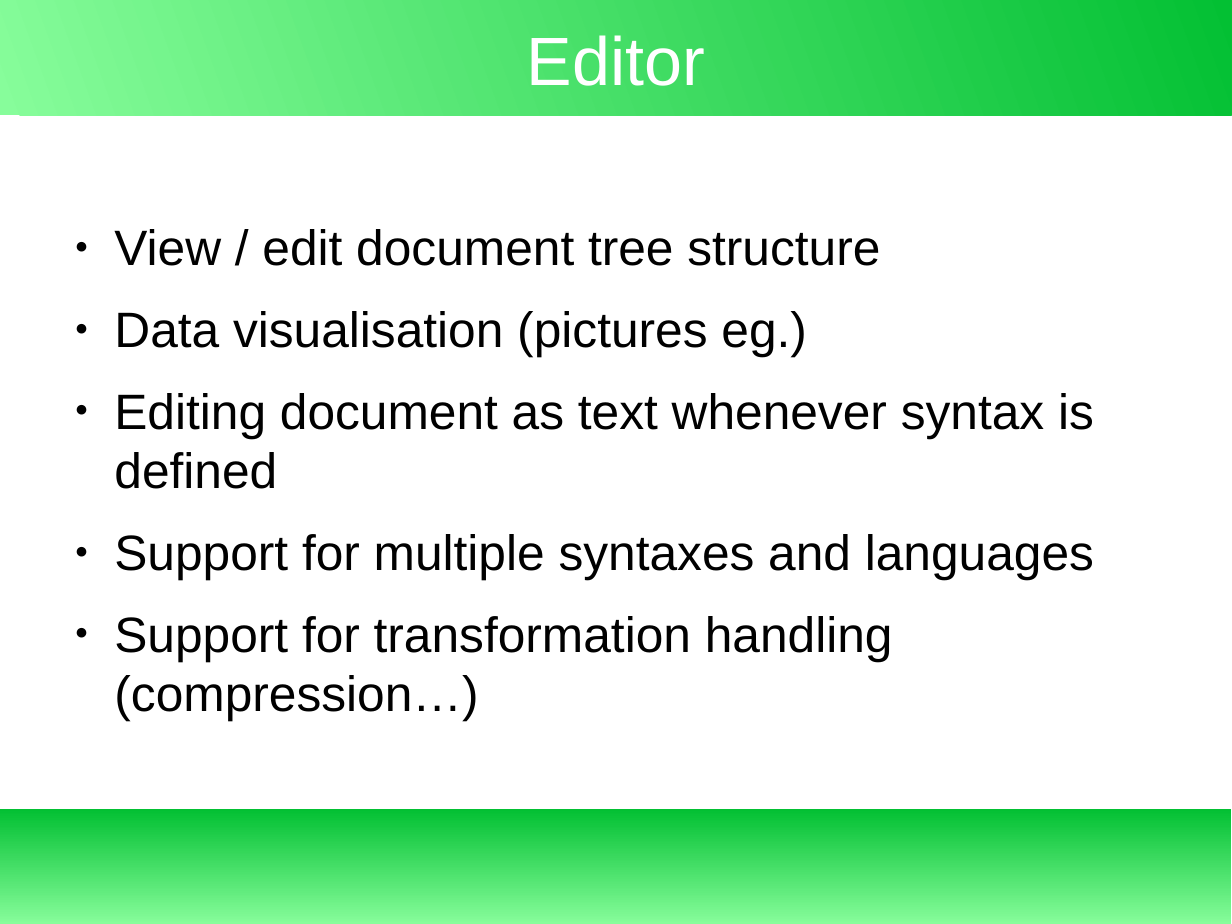
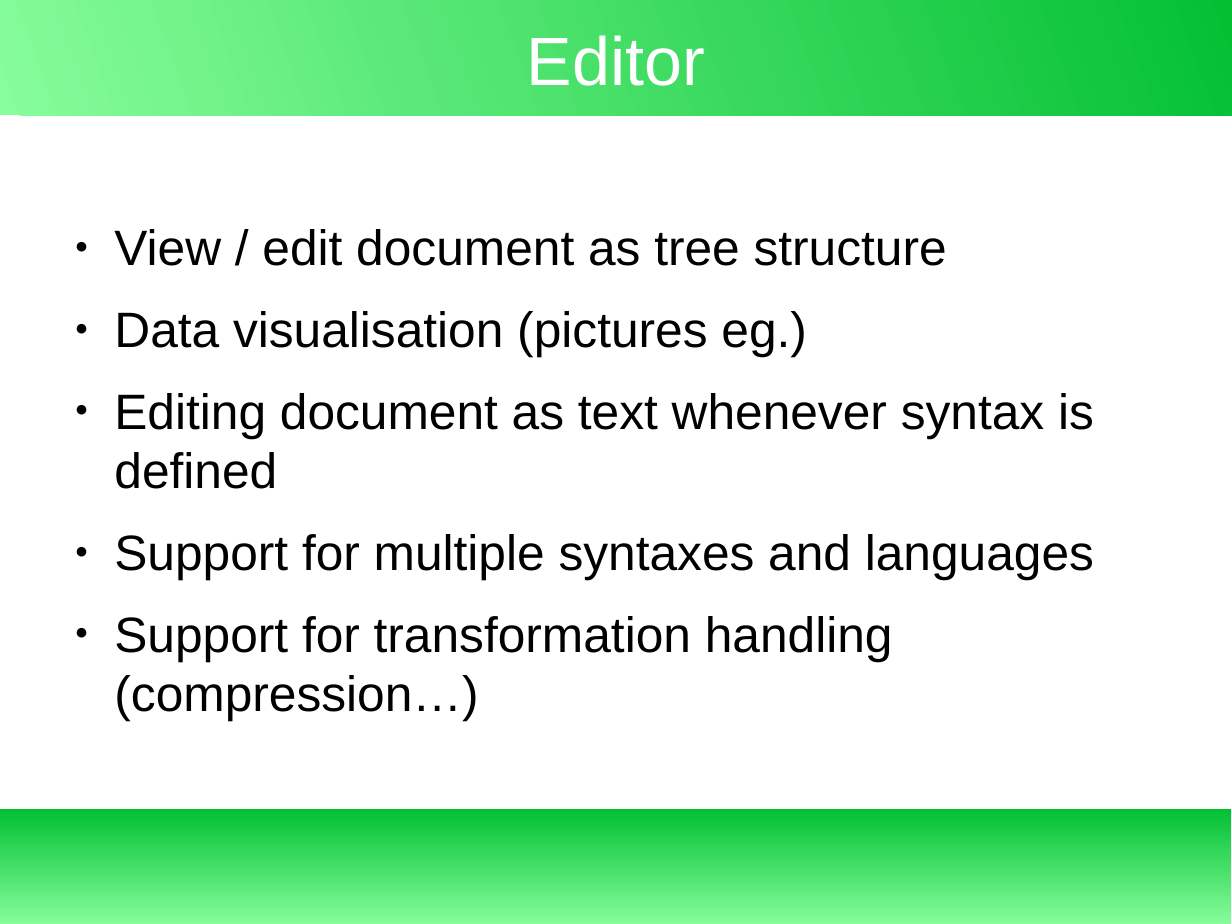
Before and after one commit to exbin/xbup-doc, a slide deck: slide 19 of presentation/binary_concept.odp. Drawn at 1232x924 pixels with LibreOffice and Linux fonts; fonts in the diff are those of the drawing. Boxes give left, top, right and bottom in pixels: in the first picture for what was removed or moved away, otherwise in the second. Text is boxed around its words. In the diff, an @@ line names an element or a change of style, - is before the commit and + after.

```diff
--- a/presentation/binary_concept.odp
+++ b/presentation/binary_concept.odp
@@ text at bbox=[114, 229, 947, 266]: text changed @@
-● View / edit document tree structure
+● View / edit document as tree structure
```
Also in this commit, not shown: 3 other slides changed, 2 other files.
